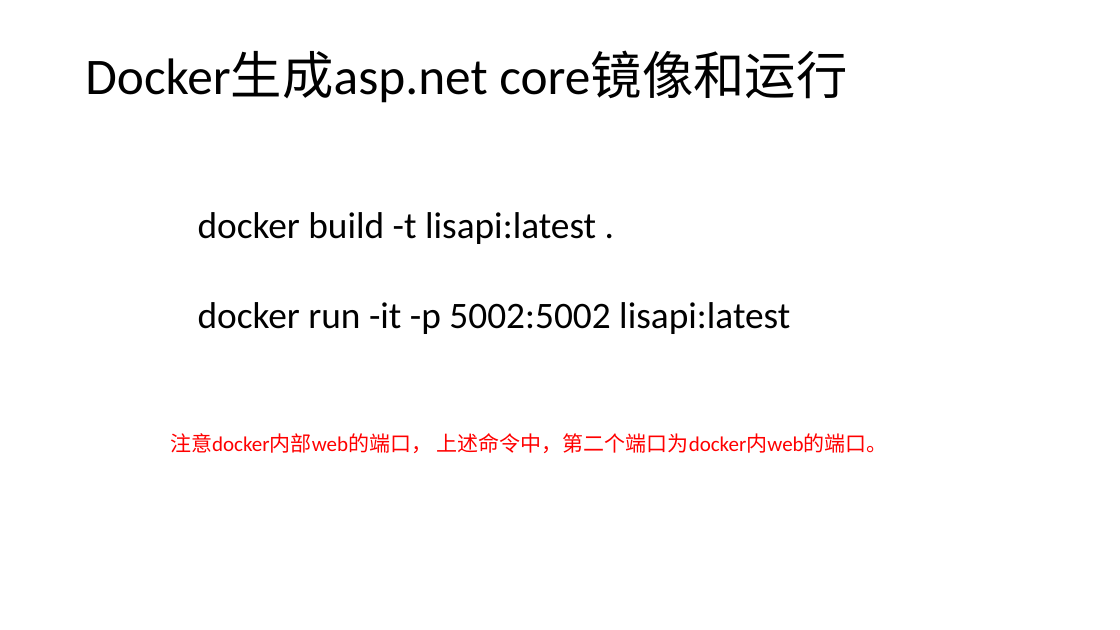
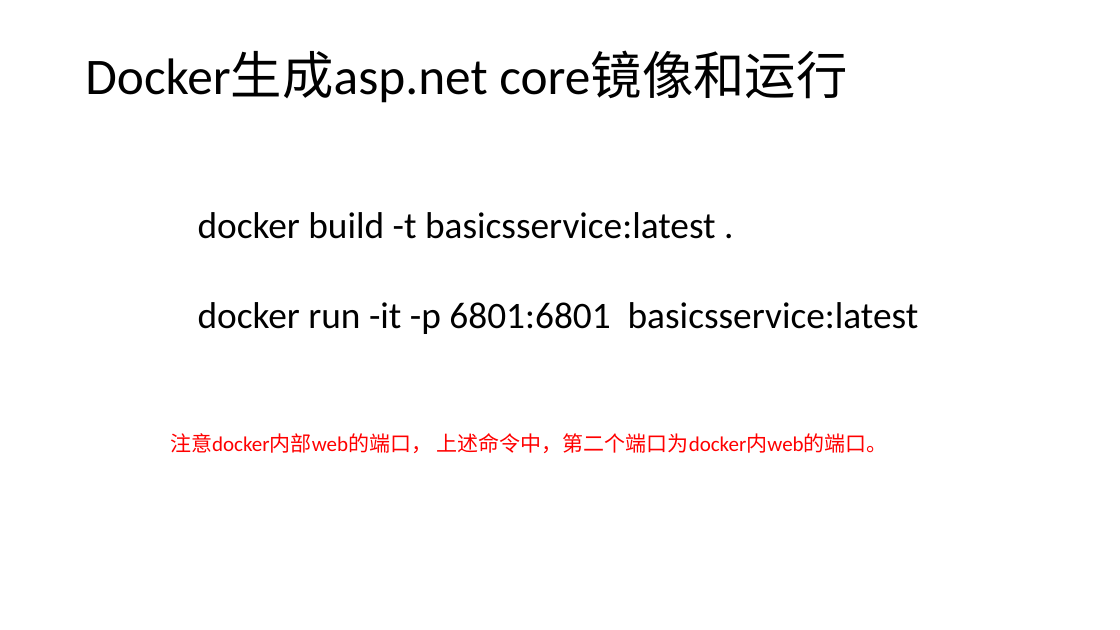
Before and after one commit to axzxs2001/HisMicroserviceSample, a slide deck: slide 41 of HisMicroserviceSample/Doc/基于.net core微服务.pptx (slide 40 before the commit). Drawn at 1120x630 pixels with LibreOffice and Linux fonts; fonts in the diff are those of the drawing; background and template pictures are left out. Boxes give left, top, right and bottom in pixels: in the first picture for what was removed or moved away, otherwise in the second. Text is boxed around its words. In the diff, an @@ line names an element or a change of style, - is before the commit and + after.

```diff
--- a/HisMicroserviceSample/Doc/基于.net core微服务.pptx
+++ b/HisMicroserviceSample/Doc/基于.net core微服务.pptx
@@ text at <box>198,212,919,334</box>: text changed @@
-docker build -t lisapi:latest .
-docker run -it -p 5002:5002 lisapi:latest
+docker build -t basicsservice:latest .
+docker run -it -p 6801:6801 basicsservice:latest
```
Also in this commit, not shown: 1 other slide changed, 4 slides added, 3 slides removed, 4 other files.
